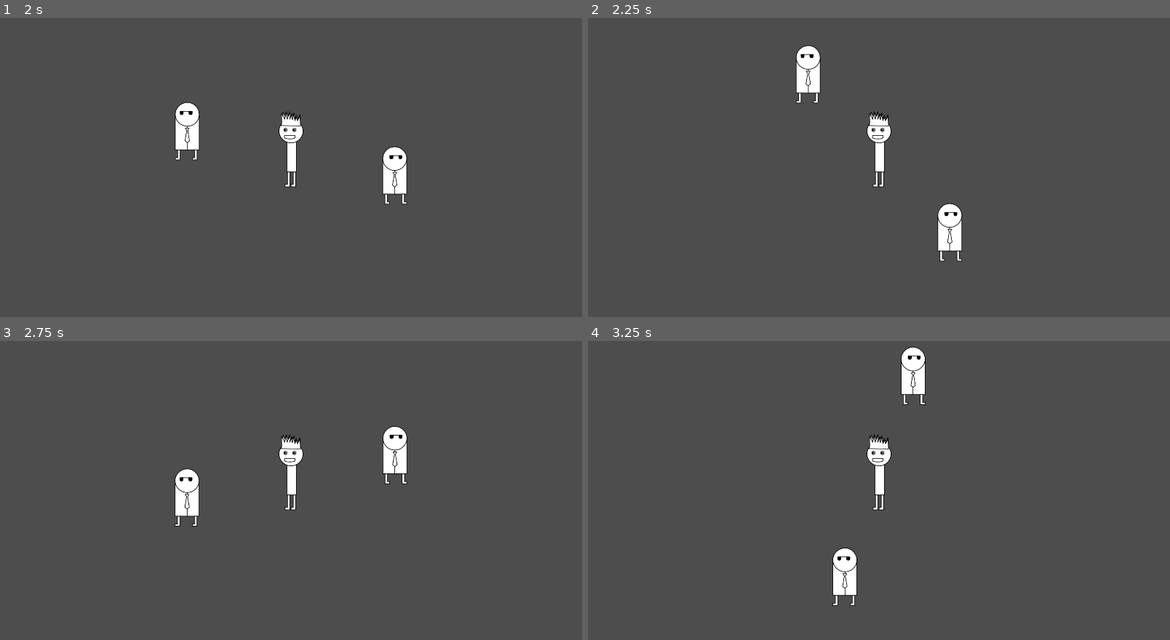
Above: before the commit, frames 1-4 (two rows, left to right).
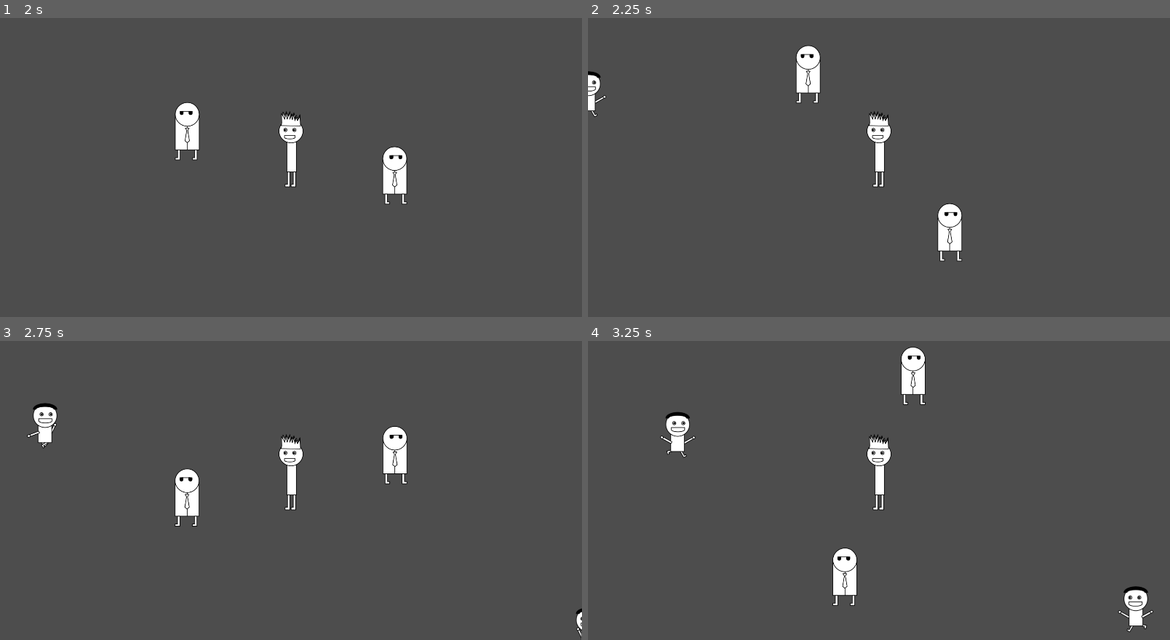
Above: after the commit, the same moments.

Repository: Spiraling-Time/Professional_Development
Game: Godot game, scene res://game_stuff/Scenes/world.tscn
The game is run twice, just before and just after one commit, with the same random seed, the same clock (stepped at 60 frames per second) and the same inputs.
Inputs:
- Up to frame 1 (2 s): tap Enter at 0.5 s; hold D (right) 0.53-1.28 s; hold A (left) from 1.28 s (still down)
- Up to frame 2 (2.25 s): release A (left) at 2.03 s; hold D (right) from 2.03 s (still down)
- Up to frame 3 (2.75 s): keep holding D (right)
- Up to frame 4 (3.25 s): keep holding D (right)

Frame 1 is identical in both runs. In frame 2, 0.2% of the frame differs, in the area x 0-4%, y 17-34%; in frame 3, 0.5%; in frame 4, 0.9%, in the area x 12-98%, y 23-98%.

Commit message:
coded fan1

Diff:
--- a/game_stuff/Code/body_guard.gd
+++ b/game_stuff/Code/body_guard.gd
@@ -1 +1,5 @@
-extends CharacterBody2D
+extends Area2D
+
+func _physics_process(delta: float) -> void:
+	for bodies in get_overlapping_bodies():
+		if bodies.has_method("turn_away") and bodies.mode == "MOVE": bodies.turn_away()
--- a/game_stuff/Code/fan_1.gd
+++ b/game_stuff/Code/fan_1.gd
@@ -1 +1,34 @@
 extends CharacterBody2D
+
+var type_of_person = "FAN1"
+var mode = "MOVE"
+var max_speed = 300
+var speed = max_speed
+var dir = Vector2.ZERO
+
+func _physics_process(delta: float) -> void:
+	if mode == "MOVE":
+		#if type_of_person = "FAN1"
+		$AnimationPlayer.play("Move")
+		dir = ($"../../Kyle".global_position-global_position).normalized()
+		velocity = dir*speed
+		move_and_slide()
+
+	elif mode == "RETREAT":
+		$AnimationPlayer.play("Retreat")
+		dir = (global_position-$"../../Kyle".global_position).normalized()
+
+	elif mode == "CELEBRATE":
+		$AnimationPlayer.play("Celebrate")
+
+
+
+
+
+func turn_away():
+	mode = "RETREAT"
+	scale.x = -1
+
+func move():
+	velocity = dir*speed
+	move_and_slide()
--- a/game_stuff/Code/kyle.gd
+++ b/game_stuff/Code/kyle.gd
@@ -1,12 +1 @@
-extends CharacterBody2D
-
-#var offset = Vector2(0, -300)
-
-#func _physics_process(delta: float) -> void:
-	#if Input.get_action_strength("left") >= 1:
-		#if $"../BodyGuard".position.y <= 0: offset += Vector2(-10,10)
-		#elif $"../BodyGuard".position.y >= 0: offset += Vector2(-10,-10)
-#
-	#if Input.get_action_strength("right") >= 1:
-		#if $"../BodyGuard".position.y <= 0: offset += Vector2(10,10)
-		#elif $"../BodyGuard".position.y >= 0: offset += Vector2(10,-10)
+extends Node2D
--- /dev/null
+++ b/game_stuff/Code/world.gd
@@ -0,0 +1,6 @@
+extends Node2D
+
+
+func _on_on_the_team_body_entered(body: Node2D) -> void:
+	body.mode = "CELEBRATE"
+	#body.position = Vector2(0,0)
--- a/game_stuff/Scenes/body_guard.tscn
+++ b/game_stuff/Scenes/body_guard.tscn
@@ -6,7 +6,7 @@
 [sub_resource type="RectangleShape2D" id="RectangleShape2D_qnro6"]
 size = Vector2(82, 123)
 
-[node name="BodyGuard" type="CharacterBody2D"]
+[node name="BodyGuard" type="Area2D"]
 script = ExtResource("1_qnro6")
 
 [node name="Sprite2D" type="Sprite2D" parent="."]
--- a/game_stuff/Scenes/fan_1.tscn
+++ b/game_stuff/Scenes/fan_1.tscn
@@ -2,6 +2,23 @@
 
 [ext_resource type="Script" uid="uid://fedfjl7iyjcg" path="res://game_stuff/Code/fan_1.gd" id="1_1u1xs"]
 [ext_resource type="Texture2D" uid="uid://bxaw8f2j30n1s" path="res://game_stuff/Assets/fan1_sprite_sheet.png" id="2_thxo3"]
+
+[sub_resource type="Animation" id="Animation_thxo3"]
+resource_name = "Happy"
+length = 0.2
+step = 0.01
+tracks/0/type = "value"
+tracks/0/imported = false
+tracks/0/enabled = true
+tracks/0/path = NodePath("Sprite2D:frame")
+tracks/0/interp = 1
+tracks/0/loop_wrap = true
+tracks/0/keys = {
+"times": PackedFloat32Array(0, 0.1, 0.2),
+"transitions": PackedFloat32Array(1, 1, 1),
+"update": 1,
+"values": [3, 4, 3]
+}
 
 [sub_resource type="Animation" id="Animation_xanpx"]
 resource_name = "Run"
@@ -35,23 +52,6 @@
 "values": [1]
 }
 
-[sub_resource type="Animation" id="Animation_thxo3"]
-resource_name = "Happy"
-length = 0.2
-step = 0.01
-tracks/0/type = "value"
-tracks/0/imported = false
-tracks/0/enabled = true
-tracks/0/path = NodePath("Sprite2D:frame")
-tracks/0/interp = 1
-tracks/0/loop_wrap = true
-tracks/0/keys = {
-"times": PackedFloat32Array(0, 0.1, 0.2),
-"transitions": PackedFloat32Array(1, 1, 1),
-"update": 1,
-"values": [3, 4, 3]
-}
-
 [sub_resource type="Animation" id="Animation_fau8r"]
 resource_name = "Sad"
 length = 1.2
@@ -68,13 +68,30 @@
 "update": 1,
 "values": [6, 7, 6]
 }
+tracks/1/type = "method"
+tracks/1/imported = false
+tracks/1/enabled = true
+tracks/1/path = NodePath(".")
+tracks/1/interp = 1
+tracks/1/loop_wrap = true
+tracks/1/keys = {
+"times": PackedFloat32Array(0.6, 1.2),
+"transitions": PackedFloat32Array(1, 1),
+"values": [{
+"args": [],
+"method": &"move"
+}, {
+"args": [],
+"method": &"move"
+}]
+}
 
 [sub_resource type="AnimationLibrary" id="AnimationLibrary_thxo3"]
 _data = {
-&"Happy": SubResource("Animation_thxo3"),
+&"Celebrate": SubResource("Animation_thxo3"),
+&"Move": SubResource("Animation_xanpx"),
 &"RESET": SubResource("Animation_1u1xs"),
-&"Run": SubResource("Animation_xanpx"),
-&"Sad": SubResource("Animation_fau8r")
+&"Retreat": SubResource("Animation_fau8r")
 }
 
 [sub_resource type="RectangleShape2D" id="RectangleShape2D_1u1xs"]
--- a/game_stuff/Scenes/kyle.tscn
+++ b/game_stuff/Scenes/kyle.tscn
@@ -3,7 +3,7 @@
 [ext_resource type="Texture2D" uid="uid://dmqky6vpa40w8" path="res://game_stuff/Assets/kyle_sprite_sheet.png" id="1_fl6hr"]
 [ext_resource type="Script" uid="uid://kiwepakr14nd" path="res://game_stuff/Code/kyle.gd" id="1_oty1q"]
 
-[node name="Kyle" type="CharacterBody2D"]
+[node name="Kyle" type="Node2D"]
 script = ExtResource("1_oty1q")
 
 [node name="Sprite2D" type="Sprite2D" parent="."]
--- a/game_stuff/Scenes/world.tscn
+++ b/game_stuff/Scenes/world.tscn
@@ -1,12 +1,34 @@
-[gd_scene load_steps=3 format=3 uid="uid://dbqwug5lves1e"]
+[gd_scene load_steps=6 format=3 uid="uid://dbqwug5lves1e"]
 
+[ext_resource type="Script" uid="uid://cpj5ue57qdbw2" path="res://game_stuff/Code/world.gd" id="1_2jibd"]
 [ext_resource type="PackedScene" uid="uid://dwy1xy6m2vd8r" path="res://game_stuff/Scenes/kyle.tscn" id="1_51tv8"]
 [ext_resource type="PackedScene" uid="uid://cr8dqiw7a6ve5" path="res://game_stuff/Scenes/body_guard_orbit.tscn" id="2_51tv8"]
+[ext_resource type="PackedScene" uid="uid://dwkkknsbystxb" path="res://game_stuff/Scenes/fan_1.tscn" id="3_jnm5b"]
+
+[sub_resource type="CircleShape2D" id="CircleShape2D_yya4n"]
+radius = 190.0
 
 [node name="World" type="Node2D"]
+script = ExtResource("1_2jibd")
 
 [node name="Kyle" parent="." instance=ExtResource("1_51tv8")]
 
 [node name="Camera2D" type="Camera2D" parent="Kyle"]
 
+[node name="OnTheTeam" type="Area2D" parent="."]
+
+[node name="CollisionShape2D" type="CollisionShape2D" parent="OnTheTeam"]
+shape = SubResource("CircleShape2D_yya4n")
+
 [node name="BodyGuard_Orbit" parent="." instance=ExtResource("2_51tv8")]
+
+[node name="Spawner" type="Node2D" parent="."]
+
+[node name="Fan1" parent="Spawner" instance=ExtResource("3_jnm5b")]
+position = Vector2(-1619, -321)
+scale = Vector2(-1, 1)
+
+[node name="Fan2" parent="Spawner" instance=ExtResource("3_jnm5b")]
+position = Vector2(1709, 897)
+
+[connection signal="body_entered" from="OnTheTeam" to="." method="_on_on_the_team_body_entered"]
Not shown, added: game_stuff/Code/world.gd.uid
